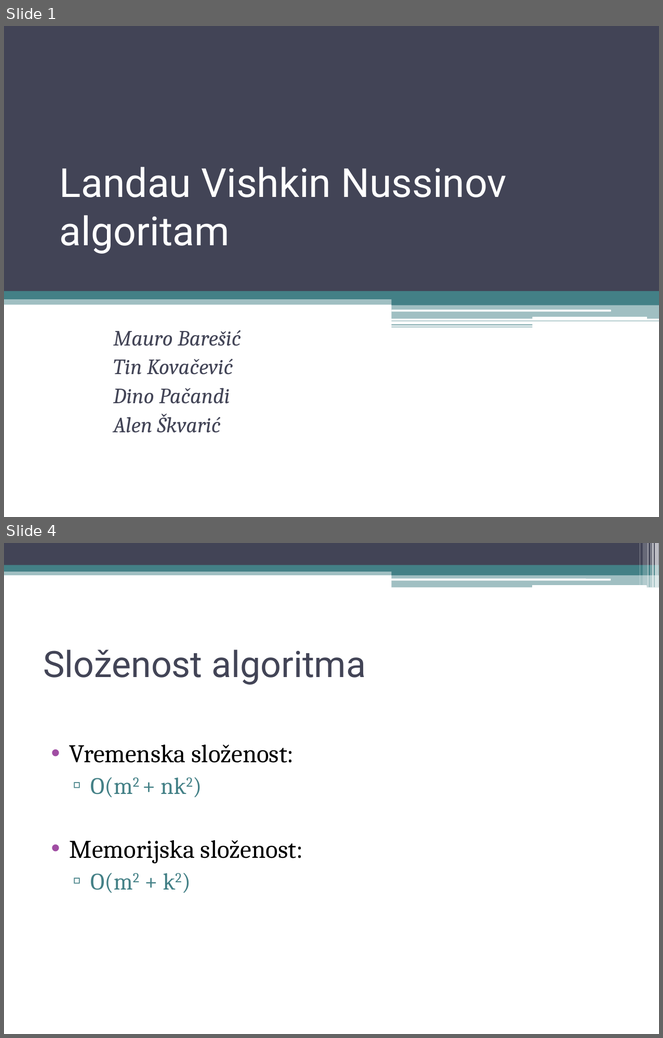
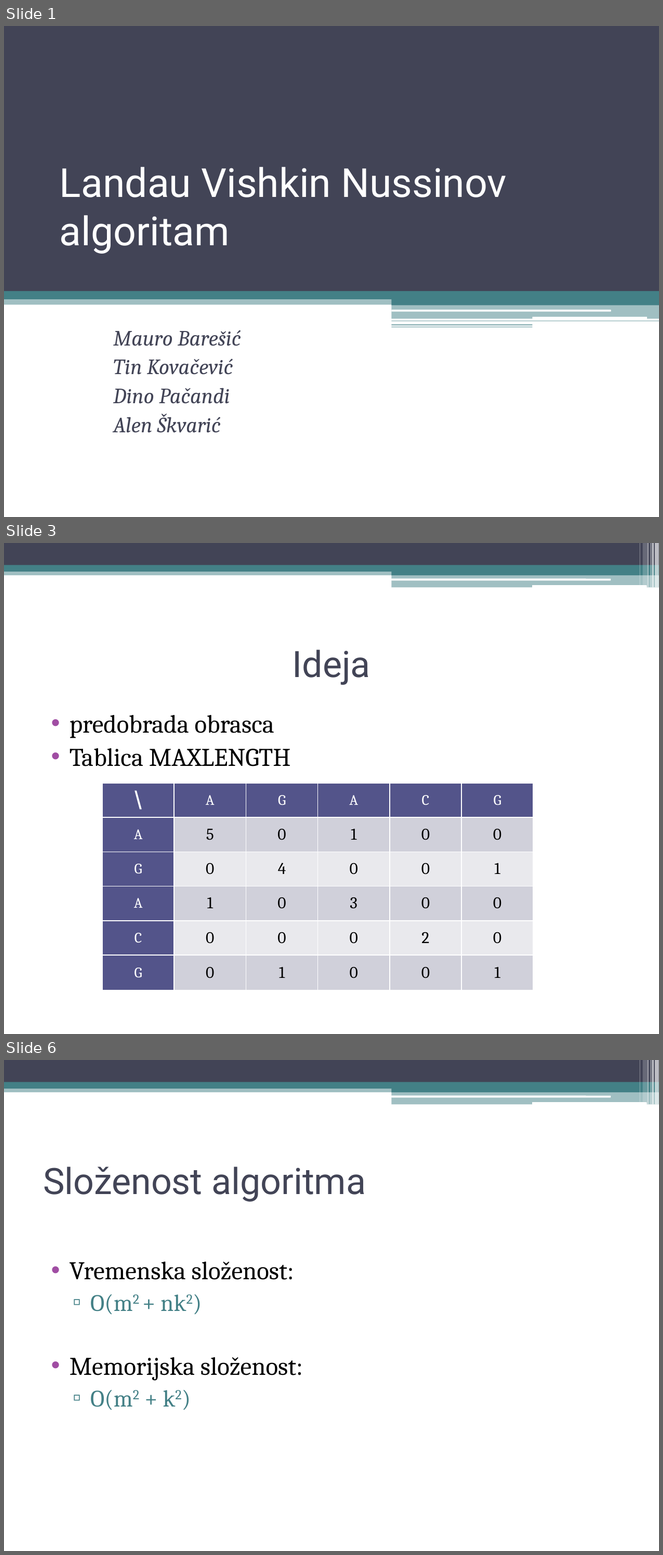
Before and after one commit to MauroBaresic/bioinf-string-matching-with-k-differences, a slide deck: Landau Vishkin Nussinov.pptx. Shown one above the other, each under a label of ours: slides 1 and 4 before the commit, slides 1, 3 and 6 after it; the slides between them are not shown. The pictures are 663x1038 and 663x1555 pixels, drawn with LibreOffice and Linux fonts; fonts in the diff are those of the drawing. Boxes give left, top, right and bottom in pixels: in the first picture for what was removed or moved away, otherwise in the second. Text is boxed around its words. In the diff, an @@ line names an element or a change of style, - is before the commit and + after.

```diff
--- a/Landau Vishkin Nussinov.pptx
+++ b/Landau Vishkin Nussinov.pptx
@@ slide 3 added at (4,543,659,1034), background #FFFFFF; not listed: 13 template elements that a slide beside it also shows @@
@@ title added at (293,650,371,685), 40 pt, text #424456 @@
+Ideja
@@ text added at (70,715,291,767), 28 pt, text #000000 @@
+• predobrada obrasca
+• Tablica MAXLENGTH
@@ table added at (102,783,535,991), 6 rows, 6 columns @@
+\ | A | G | A | C | G
+A | 5 | 0 | 1 | 0 | 0
+G | 0 | 4 | 0 | 0 | 1
+A | 1 | 0 | 3 | 0 | 0
+C | 0 | 0 | 0 | 2 | 0
+G | 0 | 1 | 0 | 0 | 1
@@ what was slide 4 is now slide 6 @@
```
Also in this commit, not shown: 3 other slides added, 2 slides removed, 1 other file.
